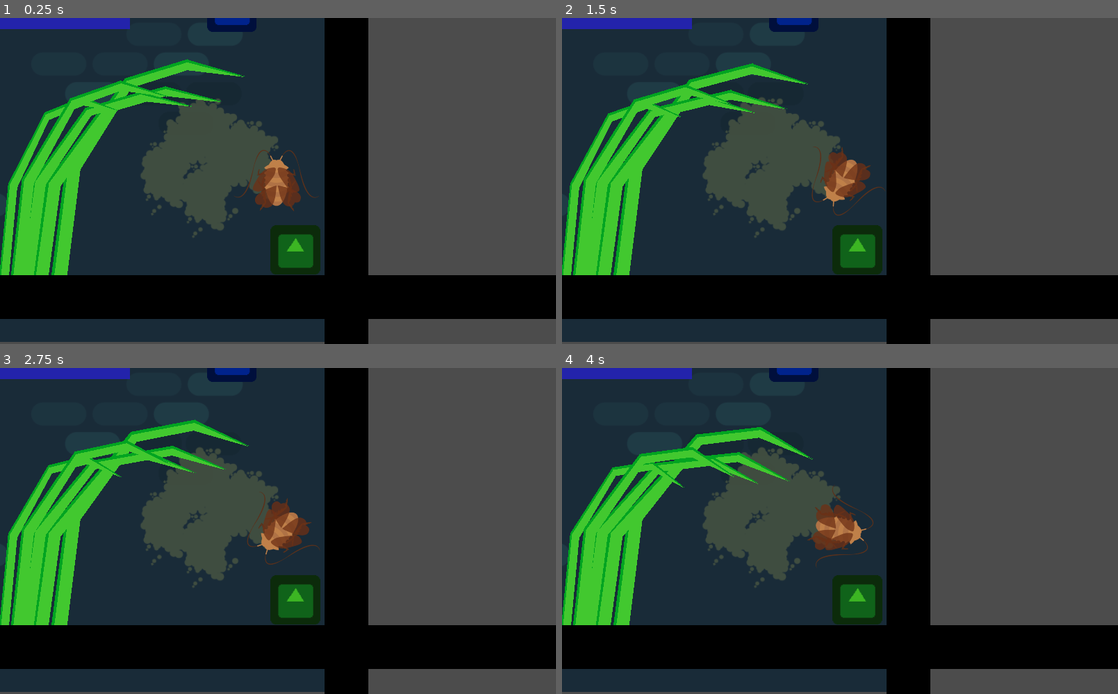
Above: before the commit, frames 1-4 (two rows, left to right).
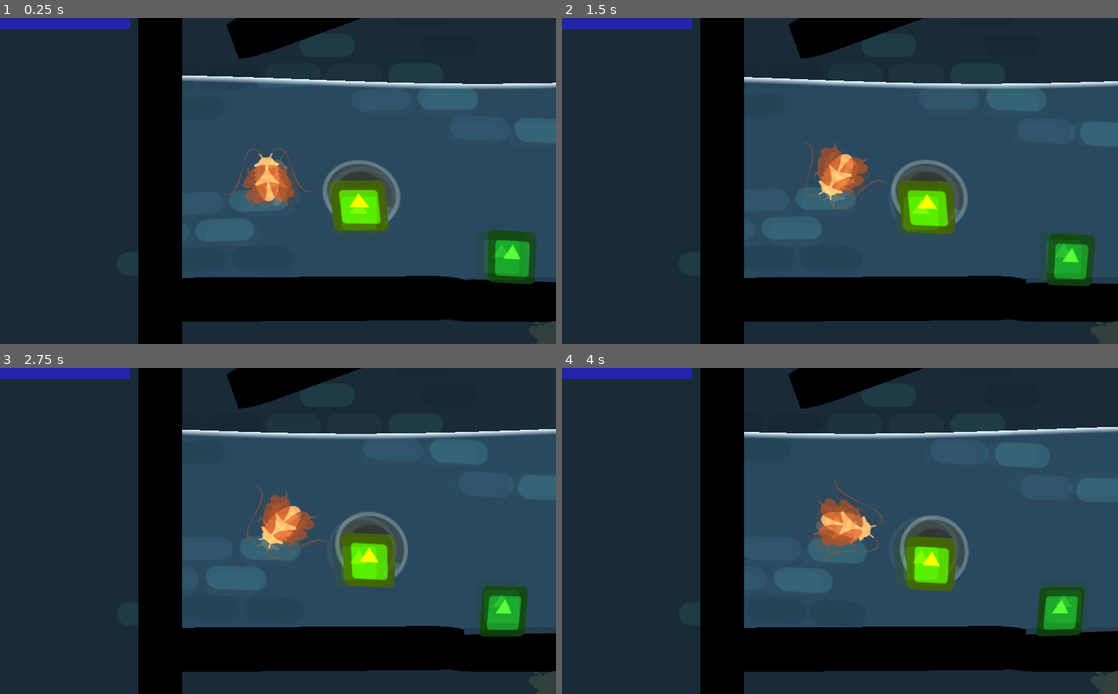
Above: after the commit, the same moments.

Repository: ChibiDenDen/Jook
Game: Godot game, scene res://Scenes/PhysicsGame.tscn
Same seed, same stepped clock (60 frames per second), same inputs: the game is played once before the commit and once after it. The engine's default icon, where the game draws it, is replaced by a stand-in: a white triangle on a blue panel in a dark square.
Inputs (mouse positions are in pixels of both pictures, inside the frame that each line leads up to):
- Up to frame 1 (0.25 s): no input
- Up to frame 2 (1.5 s): move the mouse to (617, 295) at 0.52 s; hold Space (speedup, bound only before the commit) 0.53-1.28 s; hold Right (ui_right) from 0.53 s (still down); click (617, 295) at 0.67 s; move the mouse to (595, 301) at 1.27 s; tap Space (speedup, bound only before the commit) at 1.35 s; click (595, 301) at 1.42 s
- Up to frame 3 (2.75 s): tap Space (speedup, bound only before the commit) at 1.52, 1.82 s; move the mouse to (22, 641) at 2.02 s; release Right (ui_right) at 2.03 s; hold Left (ui_left) from 2.03 s (still down); hold Space (speedup, bound only before the commit) from 2.03 s (still down); click (22, 641) at 2.17 s
- Up to frame 4 (4 s): move the mouse to (562, 641) at 2.77 s; release Left (ui_left) at 2.78 s; release Space (speedup, bound only before the commit) at 2.78 s; hold Right (ui_right) from 2.78 s (still down); tap Space (speedup, bound only before the commit) at 2.85, 3.02, 3.32 s; click (562, 641) at 2.92 s; move the mouse to (573, 651) at 3.52 s; hold Space (speedup, bound only before the commit) from 3.53 s (still down); click (573, 651) at 3.67 s

The runs differ from the first frame. In frame 1, 71% of the frame differs, in the area x 0-100%, y 0-100%; in frame 2, 71%; in frame 3, 70%; in frame 4, 70%.

Commit message:
Add Teleporter as unlockable shortcuts

Diff:
--- a/Objects/CrashedPlayer/CrashedPlayer.gd
+++ b/Objects/CrashedPlayer/CrashedPlayer.gd
@@ -24,7 +24,7 @@
 
 # Called every frame. 'delta' is the elapsed time since the previous frame.
 func _process(delta):
-	if Input.is_action_pressed("speedup"):
+	if Input.is_action_pressed("action"):
 		Engine.time_scale = 4
 	else:
 		Engine.time_scale = 1
--- a/Objects/Player/Player.gd
+++ b/Objects/Player/Player.gd
@@ -48,6 +48,21 @@
 		fuel_progress.max_value = max_fuel
 	else:
 		fuel_progress.visible = false
+
+func reset():
+	cur_fuel = max_fuel
+	fuel_progress.value = max_fuel
+	gravity_scale = 0
+	applied_force = Vector2(0, 0)
+	applied_torque = 0
+	rotation = 0
+
+func move_to(pos : Vector2):
+	global_position = pos
+	gravity_scale = 0
+	sleeping = true
+	reset()
+	sleeping = false
 
 func set_camera_zoom(zoom : Vector2):
 	camera.zoom = zoom
@@ -123,13 +138,8 @@
 	crashed_player.global_position = global_position
 	crashed_player.camera_zoom = last_camera_zoom
 	crashed_player.call_deferred("on_start")
-	cur_fuel = max_fuel
-	fuel_progress.value = max_fuel
 	crashed = true
-	gravity_scale = 0
-	applied_force = Vector2(0, 0)
-	applied_torque = 0
-	rotation = 0
+	reset()
 	set_process(false)
 	sleeping = true
 	visible = false
--- /dev/null
+++ b/Objects/Teleport/Teleporter.gd
@@ -0,0 +1,31 @@
+extends Sprite
+
+var player_in := false
+var player : Node2D
+export var connection_path : NodePath
+var connection : Node2D
+var unlocked := false
+
+# Called when the node enters the scene tree for the first time.
+func _ready():
+	connection = get_node(connection_path)
+	print(connection)
+
+
+# Called every frame. 'delta' is the elapsed time since the previous frame.
+func _process(delta):
+	if !connection.unlocked:
+		return
+	if player_in and Input.is_action_pressed("action"):
+		print(player.name)
+		print(connection.global_position)
+		player.move_to(connection.global_position)
+
+func _on_Area2D_body_entered(body):
+	player = body
+	unlocked = true
+	player_in = true
+
+
+func _on_Area2D_body_exited(body):
+	player_in = false
--- /dev/null
+++ b/Objects/Teleport/Teleporter.tscn
@@ -0,0 +1,19 @@
+[gd_scene load_steps=4 format=2]
+
+[ext_resource path="res://icon.png" type="Texture" id=1]
+[ext_resource path="res://Objects/Teleport/Teleporter.gd" type="Script" id=2]
+
+[sub_resource type="CircleShape2D" id=1]
+radius = 64.0
+
+[node name="Teleporter" type="Sprite"]
+modulate = Color( 0.733333, 1, 0, 1 )
+texture = ExtResource( 1 )
+script = ExtResource( 2 )
+
+[node name="Area2D" type="Area2D" parent="."]
+
+[node name="CollisionShape2D" type="CollisionShape2D" parent="Area2D"]
+shape = SubResource( 1 )
+[connection signal="body_entered" from="Area2D" to="." method="_on_Area2D_body_entered"]
+[connection signal="body_exited" from="Area2D" to="." method="_on_Area2D_body_exited"]
--- a/Scenes/PhysicsGame.tscn
+++ b/Scenes/PhysicsGame.tscn
@@ -13,6 +13,7 @@
 [ext_resource path="res://Objects/Player/Anchor.gd" type="Script" id=11]
 [ext_resource path="res://Objects/Obstacles/Lurker/Lurker.tscn" type="PackedScene" id=12]
 [ext_resource path="res://Objects/PowerUps/Shield/Shield.tscn" type="PackedScene" id=13]
+[ext_resource path="res://Objects/Teleport/Teleporter.tscn" type="PackedScene" id=14]
 
 [node name="PhysicsGame" type="Node2D"]
 
@@ -37,7 +38,7 @@
 texture = ExtResource( 9 )
 
 [node name="Player" type="Node2D" parent="."]
-position = Vector2( 1747.92, 762.441 )
+position = Vector2( -2144, -208 )
 
 [node name="PlayerFly" parent="Player" instance=ExtResource( 1 )]
 
@@ -50,6 +51,16 @@
 drag_margin_h_enabled = true
 drag_margin_v_enabled = true
 
+[node name="Teleporters" type="Node" parent="."]
+
+[node name="Teleporter" parent="Teleporters" instance=ExtResource( 14 )]
+position = Vector2( -2040, -168 )
+connection_path = NodePath("../Teleporter2")
+
+[node name="Teleporter2" parent="Teleporters" instance=ExtResource( 14 )]
+position = Vector2( 592, 472 )
+connection_path = NodePath("../Teleporter")
+
 [node name="Walls" type="Node" parent="."]
 
 [node name="Wall" parent="Walls" instance=ExtResource( 2 )]
@@ -73,7 +84,7 @@
 scale = Vector2( 0.89, -200 )
 
 [node name="Wall6" parent="Walls" instance=ExtResource( 2 )]
-position = Vector2( -296, -1400 )
+position = Vector2( -296, -2400 )
 rotation = 1.5708
 scale = Vector2( 0.89, -200 )
 
@@ -112,11 +123,6 @@
 rotation = 1.56423
 scale = Vector2( 0.890297, -6.26425 )
 
-[node name="Wall50" parent="Walls" instance=ExtResource( 2 )]
-position = Vector2( -1920.87, -539.853 )
-rotation = 1.56423
-scale = Vector2( 0.890297, -6.26425 )
-
 [node name="Wall48" parent="Walls" instance=ExtResource( 2 )]
 position = Vector2( -1968, 648 )
 rotation = 1.56423
@@ -211,13 +217,26 @@
 position = Vector2( -922.691, -1097.02 )
 scale = Vector2( 1.03314, 8.9922 )
 
+[node name="Wall51" parent="Walls" instance=ExtResource( 2 )]
+position = Vector2( 16, -1392 )
+rotation = 1.5708
+scale = Vector2( 1.033, 60 )
+
+[node name="Wall52" parent="Walls" instance=ExtResource( 2 )]
+position = Vector2( -1880, -1864 )
+scale = Vector2( 0.9, 16 )
+
+[node name="Wall53" parent="Walls" instance=ExtResource( 2 )]
+position = Vector2( -2296, -1904 )
+scale = Vector2( 0.9, 16 )
+
 [node name="Wall32" parent="Walls" instance=ExtResource( 2 )]
 position = Vector2( -666.112, -423.498 )
 rotation = -0.923211
 scale = Vector2( 0.969845, 10.2302 )
 
 [node name="Wall28" parent="Walls" instance=ExtResource( 2 )]
-position = Vector2( -1644.44, -577.673 )
+position = Vector2( -1680, -576 )
 rotation = 1.23435
 scale = Vector2( 0.874825, 3.96021 )
 
@@ -230,6 +249,11 @@
 position = Vector2( -1238.18, -613.128 )
 rotation = 1.5708
 scale = Vector2( 0.89, 5 )
+
+[node name="Wall35" parent="Walls" instance=ExtResource( 2 )]
+position = Vector2( -1992, -464 )
+rotation = 1.22173
+scale = Vector2( 0.89, 7 )
 
 [node name="Wall11" parent="Walls" instance=ExtResource( 2 )]
 position = Vector2( 103.564, 170.113 )
@@ -313,15 +337,12 @@
 position = Vector2( -591.689, 843.275 )
 
 [node name="Checkpoint5" parent="Checkpoints" instance=ExtResource( 3 )]
-position = Vector2( -1880.18, -602.944 )
+position = Vector2( -1856, -112 )
 
 [node name="Obstacles" type="Node" parent="."]
 
 [node name="Repulser" parent="Obstacles" instance=ExtResource( 4 )]
 position = Vector2( -912, 536 )
-
-[node name="Repulser6" parent="Obstacles" instance=ExtResource( 4 )]
-position = Vector2( -976, -128 )
 
 [node name="Repulser2" parent="Obstacles" instance=ExtResource( 4 )]
 position = Vector2( 1576, -160 )
@@ -1212,6 +1233,15 @@
 [node name="Lurker2" parent="Obstacles" instance=ExtResource( 12 )]
 position = Vector2( 1655.67, -117.299 )
 
+[node name="Lurker10" parent="Obstacles" instance=ExtResource( 12 )]
+position = Vector2( 1656, -1552 )
+
+[node name="Lurker11" parent="Obstacles" instance=ExtResource( 12 )]
+position = Vector2( 520, -1624 )
+
+[node name="Lurker12" parent="Obstacles" instance=ExtResource( 12 )]
+position = Vector2( -896, -1552 )
+
 [node name="Lurker3" parent="Obstacles" instance=ExtResource( 12 )]
 position = Vector2( 515.468, -179.594 )
 
@@ -1224,6 +1254,12 @@
 [node name="Lurker6" parent="Obstacles" instance=ExtResource( 12 )]
 position = Vector2( -426.519, -1268.83 )
 
+[node name="Lurker8" parent="Obstacles" instance=ExtResource( 12 )]
+position = Vector2( -1848, -656 )
+
+[node name="Lurker7" parent="Obstacles" instance=ExtResource( 12 )]
+position = Vector2( -2032, -1624 )
+
 [node name="RotatingObstacles" type="Node" parent="."]
 script = ExtResource( 8 )
 
--- a/project.godot
+++ b/project.godot
@@ -43,7 +43,7 @@
 , Object(InputEventKey,"resource_local_to_scene":false,"resource_name":"","device":0,"alt":false,"shift":false,"control":false,"meta":false,"command":false,"pressed":false,"scancode":16777232,"unicode":0,"echo":false,"script":null)
  ]
 }
-speedup={
+action={
 "deadzone": 0.5,
 "events": [ Object(InputEventKey,"resource_local_to_scene":false,"resource_name":"","device":0,"alt":false,"shift":false,"control":false,"meta":false,"command":false,"pressed":false,"scancode":32,"unicode":0,"echo":false,"script":null)
  ]
Not shown: 1 places in Scenes/PhysicsGame.tscn that only renumber resources
